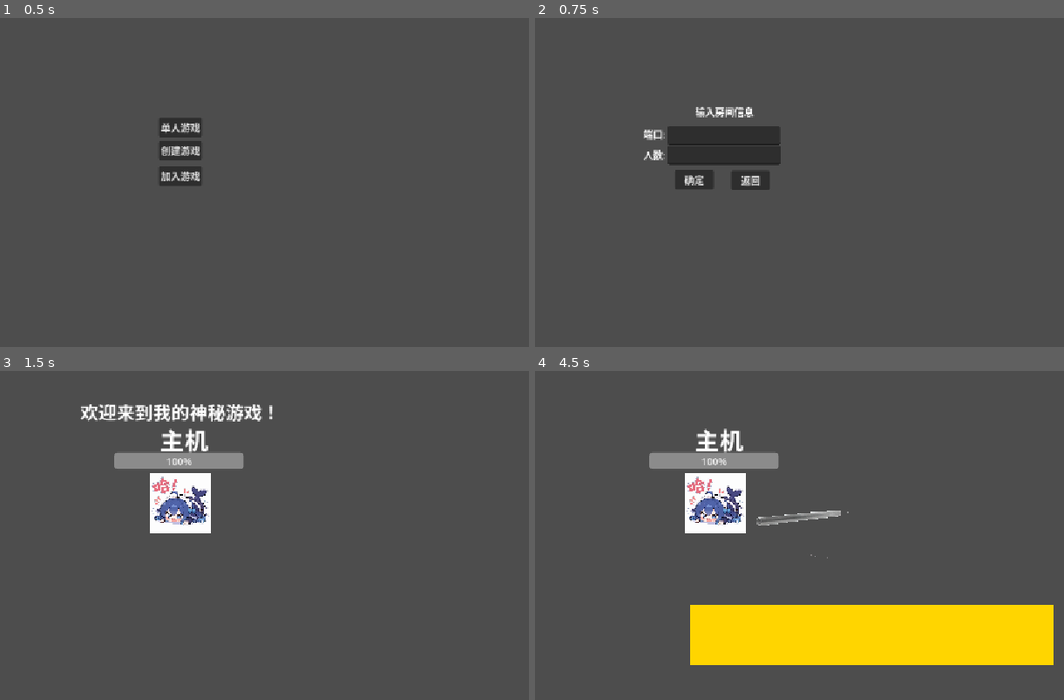
Above: before the commit, frames 1-4 (two rows, left to right).
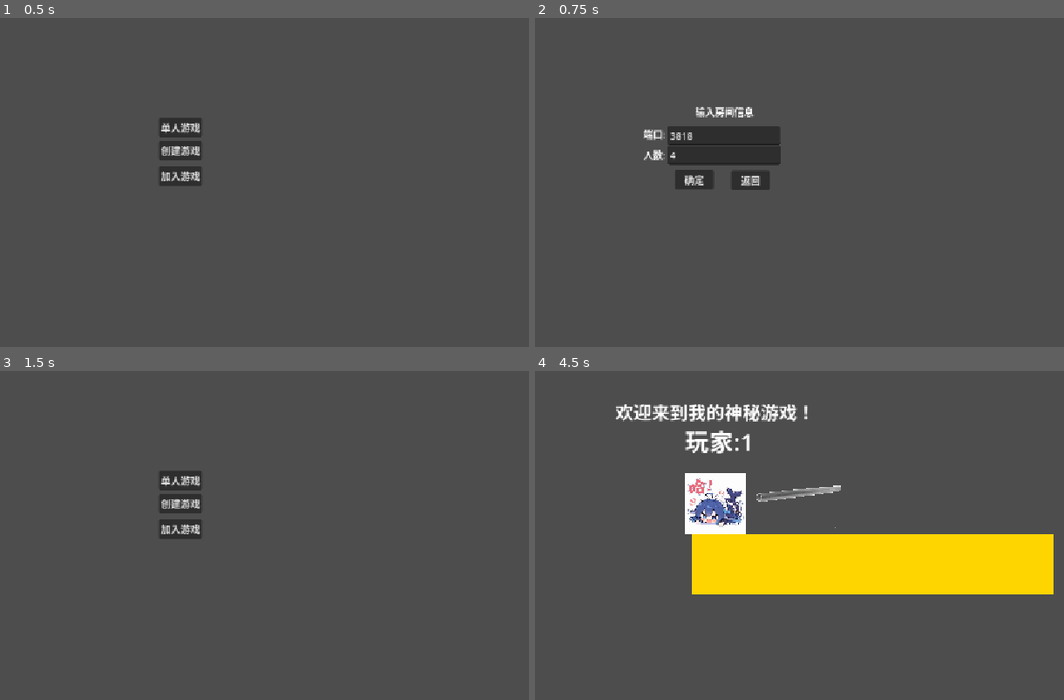
Above: after the commit, the same moments.

Repository: Sui-xie/NewGames
Game: Godot game, scene res://root.tscn
The game is run twice, just before and just after one commit, with the same random seed, the same clock (stepped at 60 frames per second) and the same inputs.
Inputs (mouse positions are in pixels of both pictures, inside the frame that each line leads up to):
- Up to frame 1 (0.5 s): no input
- Up to frame 2 (0.75 s): click "创建游戏" at 0.5 s
- Up to frame 3 (1.5 s): click "确定" at 1.25 s
- Up to frame 4 (4.5 s): click (714, 528) at 2 s, where only the run after the commit has a clickable "加入游戏"; click (746, 532) at 2.75 s, where only the run after the commit has a clickable "返回"; click (714, 479) at 3.5 s, where only the run after the commit has a clickable "单人游戏"; tap Enter at 4.25 s; move the mouse to (868, 482) at 4.27 s; hold D (move_right) from 4.28 s (still down); tap Space at 4.35 s; click (868, 482) at 4.42 s

Frame 1 is identical in both runs. In frame 2, less than 0.1% of the frame differs, in the area x 25-30%, y 34-43%; in frame 3, 5.0%; in frame 4, 29%, in the area x 15-99%, y 10-90%.

Commit message:
尝试了在主线合并多人游戏

Diff:
--- a/core/ctx.gd
+++ b/core/ctx.gd
@@ -2,7 +2,8 @@
 class_name Ctx
 
 @export var gravity: float = -1600
-
+var uuid: float = randf()
+var onlineStatus = "offline"
 
 const sceneList: Dictionary[String, Variant] = {
 	"error":"res://game/error/errorScene.tscn",
@@ -16,6 +17,7 @@
 var boot:Node
 var currentScene:Node
 var tags:Tags
+var clientId = -1;# -1表示还未设置
 
 const bus = preload("res://core/eventBus.gd")
 const tagsScripts = preload('res://core/interFace/tags.gd')
@@ -66,6 +68,14 @@
 			return true
 	return false
 
+@rpc("any_peer","call_local","reliable")
+func broadCast(...MSG_ARGS):
+	var msg = ''
+	if MSG_ARGS.size() == 0:return
+	for m in MSG_ARGS:
+		msg += str(m)
+	print("[BroadCast]",msg)
+
 #该方法在boot时禁用,在该方法内禁止使用事件总线
 func switchMainScene(sceneId:String,parms = {}):
 	var sceneName:String;
--- a/core/lib/database.gd
+++ /dev/null
@@ -1,12 +0,0 @@
-extends Node
-
-
-
-# Called when the node enters the scene tree for the first time.
-func _ready() -> void:
-	pass # Replace with function body.
-
-
-# Called every frame. 'delta' is the elapsed time since the previous frame.
-func _process(delta: float) -> void:
-	pass
--- a/game/level/scene/player.tscn
+++ b/game/level/scene/player.tscn
@@ -10,17 +10,14 @@
 [sub_resource type="RectangleShape2D" id="RectangleShape2D_xa3wl"]
 size = Vector2(98, 2)
 
-[node name="Player" type="CharacterBody2D" unique_id=1862613727 node_paths=PackedStringArray("nameLabel", "healthBar", "jumpCheckArea")]
+[node name="CharacterBody2D" type="CharacterBody2D" unique_id=1862613727 node_paths=PackedStringArray("nameLabel", "jumpCheckArea", "sync")]
 collision_layer = 2
 script = ExtResource("1_hjaqi")
 nameLabel = NodePath("Label")
-healthBar = NodePath("ProgressBar")
 jumpCheckArea = NodePath("Area2D")
+sync = NodePath("")
 metadata/_edit_horizontal_guides_ = [95.0, 100.0]
 metadata/_edit_vertical_guides_ = [95.0, 100.0]
-
-[node name="Camera2D" type="Camera2D" parent="." unique_id=1551384539]
-position = Vector2(0.5, 1.5)
 
 [node name="CollisionShape2D" type="CollisionShape2D" parent="." unique_id=1452549003]
 position = Vector2(3.8146973e-06, 0)
@@ -36,12 +33,6 @@
 horizontal_alignment = 1
 vertical_alignment = 1
 
-[node name="ProgressBar" type="ProgressBar" parent="." unique_id=242200211]
-offset_left = -109.0
-offset_top = -83.0
-offset_right = 105.0
-offset_bottom = -55.0
-
 [node name="哈！" type="Sprite2D" parent="." unique_id=1147042313]
 scale = Vector2(0.07974482, 0.07974482)
 texture = ExtResource("2_hjaqi")
--- a/game/level/scripts/buttlt.gd
+++ b/game/level/scripts/buttlt.gd
@@ -5,7 +5,7 @@
 var speed = 3000;
 var rot:float = 0;
 var shooter;
-var damage;
+var diedCallBack:Callable
 
 
 # Called when the node enters the scene tree for the first time.
@@ -35,10 +35,9 @@
 	if not('team' in b):return
 	if not('team' in shooter):return
 	if b.team == shooter.team:return
-	if b.has_method('changeHp'):
-		b.changeHp(damage)
-	else:
-		print("[WARN]Not found Method: changeHp,Node Name is:",b.name)
-		return
+
+	if diedCallBack.is_valid():
+		diedCallBack.rpc(b.id)
+
 	queue_free()
 	return
--- a/game/level/scripts/gameCore.gd
+++ b/game/level/scripts/gameCore.gd
@@ -1,15 +1,68 @@
 extends Node
 
-const player = preload("res://game/level/scene/player.tscn")
 const uiLayer: PackedScene = preload('res://game/level/scene/ui/uiLayer.tscn')
 const mapMgrScripts = preload('res://game/level/map/mapMgr.gd')
+const playersMgr = preload("res://game/level/scripts/player/playerMgr.gd")
 
-const attack = preload('res://game/level/scripts/attack.gd')
 var parms:Dictionary = {}
-var players: Array[Variant] = []
 
 # Called when the node enters the scene tree for the first time.
 func _ready() -> void:
+	if parms.is_empty():
+		createGame()
+		ctx.onlineStatus = "offline"
+		return
+	if(parms['type'] == 'joinGame'):
+		joinGame()
+		ctx.onlineStatus = "online"
+		return
+	if(parms['type'] == 'createGame'):
+		createGame()
+		ctx.onlineStatus = "online"
+		return
+	if(parms['type'] == 'play'):
+		createGame()
+		ctx.onlineStatus = "offline"
+		return
+	print("[ERROR]启动失败，启动参数未知,参数为:",parms)
+
+func createGame() -> int:
+	initGameScene()
+	if parms.is_empty() or parms.get("type") == "play":
+		# 单机
+		multiplayer.multiplayer_peer = OfflineMultiplayerPeer.new()
+		ctx.getService('playerMgr').playerJoin(multiplayer.get_unique_id())
+	else:
+		var net := ENetMultiplayerPeer.new()
+		var err := net.create_server(parms['port'], parms['maxPlayer'])
+		if err != OK:
+			push_error("create_server failed: %d" % err)
+			ctx.switchMainScene('menu')
+			ctx.onlineStatus = 'offline'
+			return err
+		multiplayer.multiplayer_peer = net
+		var mgr:PlayerMgr = ctx.getService('playerMgr')
+		multiplayer.peer_connected.connect(mgr.playerJoin)
+		multiplayer.peer_disconnected.connect(mgr.playerLeave)
+		ctx.getService('playerMgr').playerJoin(multiplayer.get_unique_id())
+	return OK
+
+func joinGame():
+	var peer
+	var ip = parms['ip']
+	var port = parms['port']
+	var net:ENetMultiplayerPeer = ENetMultiplayerPeer.new()
+	peer = net.create_client(ip,port)
+	if peer == OK:
+		multiplayer.multiplayer_peer = net
+		initGameScene()
+	else:
+		ctx.onlineStatus = 'offline'
+		ctx.switchMainScene('menu')
+		ctx.broadCast("[ERROR]连接失败，错误码:",peer)
+
+
+func initGameScene():
 	var ui = uiLayer.instantiate()
 	ctx.registerService('ui',ui)
 	add_child(ui)
@@ -18,16 +71,6 @@
 	ctx.registerService('mapMgr',mapMgr)
 	add_child(mapMgr)
 
-	#此处添加玩家
-	players.append(player.instantiate())
-	add_child(players[0])
-	add_child(attack.new())
-
-func getPlayer():
-	return players[0]
-
-func newPlayer():
-	pass
-
-func removePlayer():
-	pass
+	var playerMgr = playersMgr.new()
+	ctx.registerService('playerMgr',playerMgr)
+	add_child(playerMgr)
--- a/game/level/scripts/player/player.gd
+++ b/game/level/scripts/player/player.gd
@@ -3,8 +3,9 @@
 
 @export var speed: float = 200
 @export var nameLabel:Label
-@export var healthBar:ProgressBar
 @export var jumpCheckArea:JumpCheck
+@export var targetPostion:Vector2 = Vector2(0,0)
+
 var jumpForce:float = -1000
 var cam:Camera2D
 var zoom: Vector2 = Vector2(1,1)
@@ -14,26 +15,44 @@
 var bullet: PackedScene = preload('res://game/level/scene/bullet.tscn')
 var cooling = 0
 var collingTime = 0.3
-var hp:float = 1000
-var maxHp:float = 1000
 var team:int = 1
-var id = 1;
+var id: int = 0;
+var uuid: int = 0xffffff00;
+var nickName:String = "玩家";
+
+
+func _enter_tree() -> void:
+	if id != 0:
+		set_multiplayer_authority(id)
+
+func isClient():
+	if ctx.onlineStatus == "offline":return true
+	if multiplayer.get_unique_id() == id:return true
+	return false
 
 func _physics_process(delta: float) -> void:
+	if not isClient():return
 	var direction = Input.get_axis("move_left", "move_right")
 	velocity.x = direction * speed
 	velocity.y -= ctx.gravity*delta
 	move_and_slide()
 
 func _process(delta: float) -> void:
-	nameLabel.text = "主机"
-	healthBar.value = (hp / maxHp) * 100
-	if cooling != 0:
-		cooling -= delta
-		if cooling < 0:cooling = 0
-	if Input.is_mouse_button_pressed(MOUSE_BUTTON_LEFT):shoot()
+	if isClient():
+		setTargetPosition.rpc(position)
+		nameLabel.text = nickName + ":%d" % id
+		if cooling != 0:
+			cooling -= delta
+			if cooling < 0:cooling = 0
+		if Input.is_mouse_button_pressed(MOUSE_BUTTON_LEFT):
+			if cooling != 0:return
+			shoot.rpc(get_global_mouse_position(),self.global_position)
+	else:
+		position = position.lerp(targetPostion,1)
+		return
 
 func _input(e):
+	if not isClient():return
 	if(e is InputEventKey):
 		if(e.keycode == KEY_SPACE):
 			if e.pressed:
@@ -45,21 +64,26 @@
 			change_zoom(-zoomSpeed)
 
 func _ready() -> void:
-	cam = get_node('Camera2D')
-	cam.zoom = zoom
+	if isClient():
+		cam = Camera2D.new()
+		add_child(cam)
+		cam.make_current()
+		cam.zoom = zoom
+	if isClient():
+		ctx.clientId = id
 
-
-func shoot():
-	if cooling != 0:return
+#显式输入位置防止延迟偏移
+@rpc("any_peer","call_local","reliable")
+func shoot(mousePosition:Vector2,playerPosition:Vector2):
 	var b:Buttlt = bullet.instantiate()
 	b.shooter = self
-	var r := (get_global_mouse_position() - global_position).angle()
+	var r := (mousePosition - playerPosition).angle()
 	b.rot = r
 	b.rotation = r - deg_to_rad(-25)#偏二十五度，因为我懒得去修图
-	b.damage = 100
 	ctx.currentScene.add_child(b)
-	b.global_position = self.global_position
+	b.global_position = playerPosition
 	cooling = collingTime
+	#print("[INFO]报告，来自玩家:",ctx.clientId,"的执行")
 
 func change_zoom(z):
 	var new: Vector2 = zoom + Vector2(z,z)
@@ -68,16 +92,12 @@
 	zoom = new
 	cam.zoom = new
 
-func changeHp(health):
-	hp-=health
-	if hp < 0:
-		dead()
-
-func dead() -> void:
-	queue_free()
-
 func jump():
 	if jumpCheckArea.jumpCheck():
 		velocity.y = 0
 		velocity.y += jumpForce
 		jumpCheckArea.aJump()
+
+@rpc("any_peer","call_remote","unreliable")
+func setTargetPosition(vector:Vector2):
+	targetPostion = vector
--- /dev/null
+++ b/game/level/scripts/player/playerMgr.gd
@@ -0,0 +1,45 @@
+extends Node
+class_name PlayerMgr
+
+const player = preload("res://game/level/scene/player.tscn")
+var players:Dictionary[int,Player] = {}
+
+# Called when the node enters the scene tree for the first time.
+func _ready() -> void:
+	pass # Replace with function body.
+
+
+# Called every frame. 'delta' is the elapsed time since the previous frame.
+func _process(delta: float) -> void:
+	pass
+
+@rpc("any_peer","call_remote","reliable")
+func addPlayer(id):
+	var p:Player = player.instantiate()
+	p.id = id;
+	p.name = "Player@%d" % id
+	players[id] = p
+	add_child(p)
+
+@rpc("any_peer","call_remote","reliable")
+func removePlayer(id):
+	if not players.has(id) or players[id] == null:
+		return
+	players[id].queue_free()
+	players[id] = null
+
+func playerJoin(peer):
+	if ctx.onlineStatus == "offline":
+		peer = 1
+	ctx.broadCast.rpc("玩家:",peer,"加入了游戏")
+	if not multiplayer.is_server():return
+	for i in get_child_count():
+		var p:Player = get_child(i)
+		addPlayer.rpc_id(peer,p.id)
+	addPlayer.rpc(peer)
+	addPlayer(peer)
+
+func playerLeave(peer):
+	ctx.broadCast.rpc("玩家:",peer,"离开了游戏")
+	removePlayer(peer)
+	removePlayer.rpc(peer)
--- a/game/menu/scene/createGame.tscn
+++ b/game/menu/scene/createGame.tscn
@@ -124,6 +124,7 @@
 offset_bottom = -9.0
 grow_horizontal = 2
 grow_vertical = 2
+text = "3818"
 
 [node name="playerNumber" type="LineEdit" parent="." unique_id=1401008634]
 layout_mode = 1
@@ -138,3 +139,4 @@
 offset_bottom = 23.0
 grow_horizontal = 2
 grow_vertical = 2
+text = "4"
--- a/game/menu/scene/joinGame.tscn
+++ b/game/menu/scene/joinGame.tscn
@@ -128,6 +128,7 @@
 offset_bottom = 23.0
 grow_horizontal = 2
 grow_vertical = 2
+text = "3818"
 
 [node name="IPInput" type="LineEdit" parent="." unique_id=656339167]
 layout_mode = 1
@@ -142,3 +143,4 @@
 offset_bottom = -9.0
 grow_horizontal = 2
 grow_vertical = 2
+text = "127.0.0.1"
--- a/game/menu/scripts/lib/create.gd
+++ b/game/menu/scripts/lib/create.gd
@@ -14,4 +14,4 @@
 	menu.switchTo('select')
 
 func create():
-	menu.joinRoom(portInput.text,playerNumberInput.text)
+	menu.createRoom(portInput.text,playerNumberInput.text)
--- a/game/menu/scripts/menu.gd
+++ b/game/menu/scripts/menu.gd
@@ -39,8 +39,8 @@
 func createRoom(port,playerNumber):
 	var parms: Dictionary[Variant, Variant] = {
 		"type":"createGame",
-		"maxPlayer":playerNumber,
-		"port":port
+		"maxPlayer":int(playerNumber),
+		"port":int(port)
 	}
 	print("[DEBUG]PORT:",port,"NUMBER:",playerNumber)
 	ctx.switchMainScene('level',parms)
@@ -49,7 +49,7 @@
 	var parms: Dictionary[Variant, Variant] = {
 		"type":"joinGame",
 		"ip":ip,
-		"port":port
+		"port":int(port)
 	}
 	print("[DEBUG]IP:",ip,"PORT:",port)
 	ctx.switchMainScene('level',parms)
Not shown, removed: core/lib/database.gd.uid
Not shown, added: game/level/scripts/player/playerMgr.gd.uid
